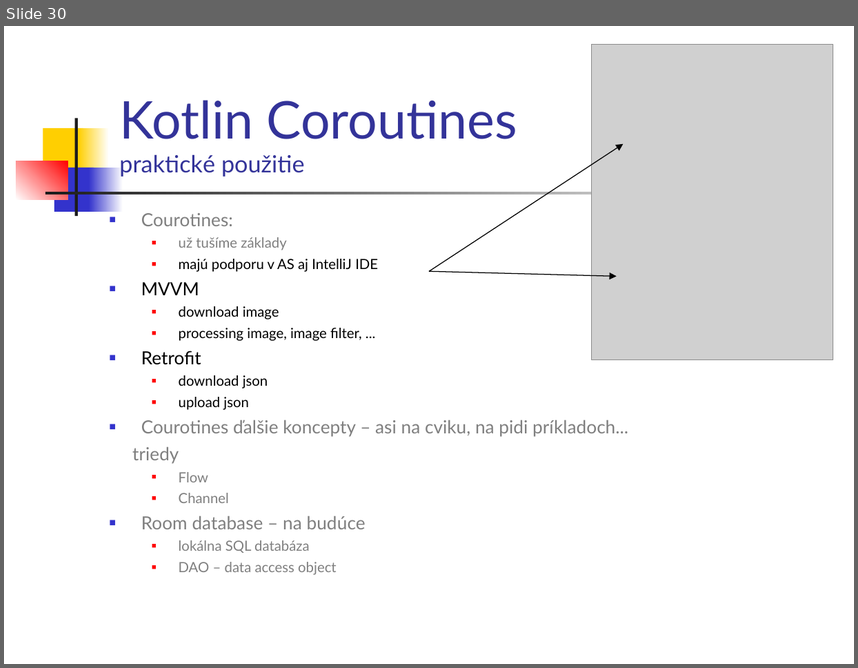
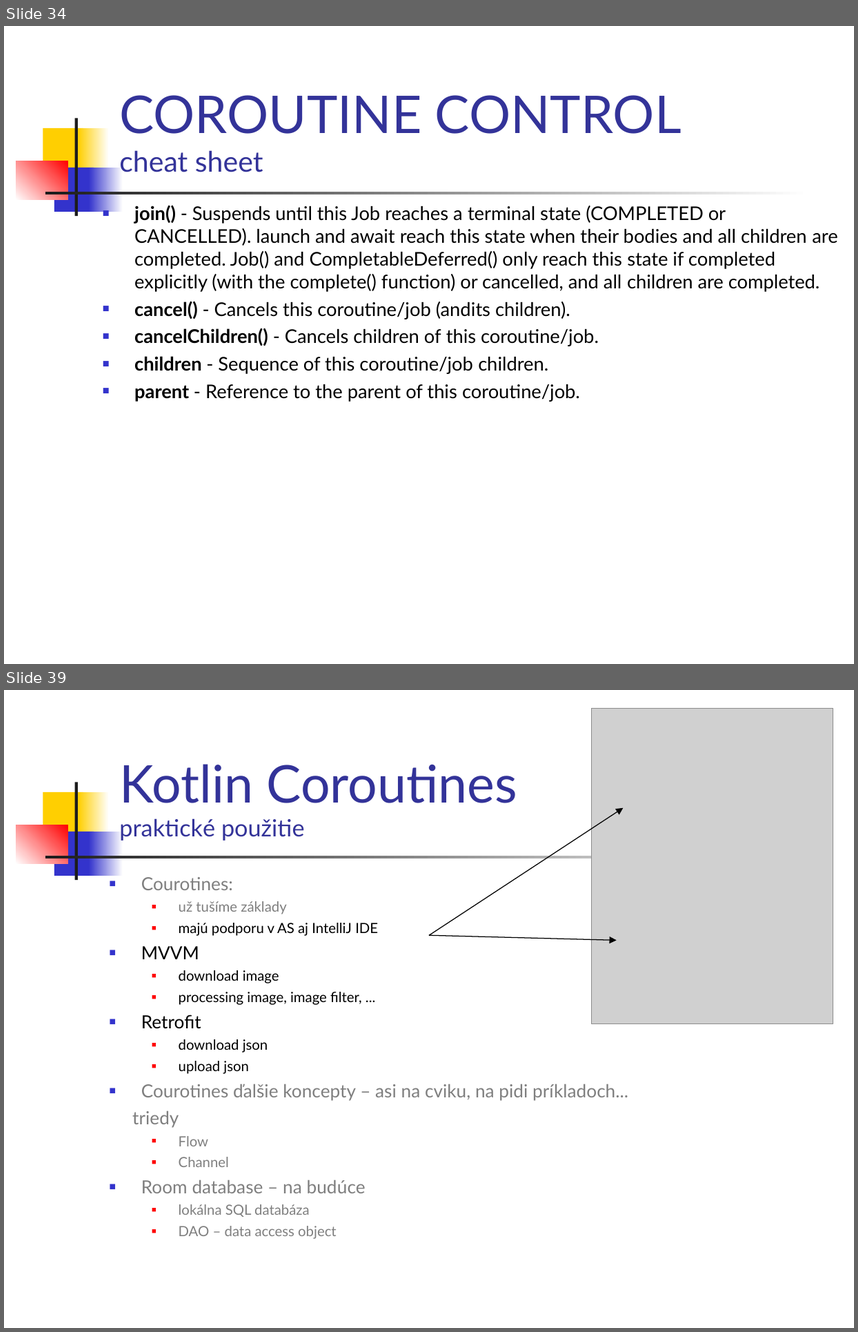
Before and after one commit to vmandro/Prednasky, a slide deck: 10/10_Android.ppt. Shown one above the other, each under a label of ours: slide 30 before the commit, slides 34 and 39 after it; the slides between them are not shown. The pictures are 858x668 and 858x1332 pixels, drawn with LibreOffice and Linux fonts; fonts in the diff are those of the drawing; grey boxes stand for pictures. Boxes give left, top, right and bottom in pixels: in the first picture for what was removed or moved away, otherwise in the second. Text is boxed around its words. In the diff, an @@ line names an element or a change of style, - is before the commit and + after.

```diff
--- a/10/10_Android.ppt
+++ b/10/10_Android.ppt
@@ slide 34 added at <box>4,26,854,664</box>, background #FFFFFF; not listed: 7 template elements that a slide beside it also shows @@
@@ title added at <box>119,95,682,172</box>, 44 pt, text #333399 @@
+COROUTINE CONTROL
+cheat sheet
@@ text added at <box>134,205,838,401</box>, 16 pt, text #000000 @@
+■ join() - Suspends until this Job reaches a terminal state (COMPLETED or CANCELLED). launch and await reach this state when their bodies and all children are completed. Job() and CompletableDeferred() only reach this state if completed explicitly (with the complete() function) or cancelled, and all children are completed.
+■ cancel() - Cancels this coroutine/job (andits children).
+■ cancelChildren() - Cancels children of this coroutine/job.
+■ children - Sequence of this coroutine/job children.
+■ parent - Reference to the parent of this coroutine/job.
@@ what was slide 30 is now slide 39 @@
```
Also in this commit, not shown: 8 slides changed, 9 other slides added, 4 other files.
